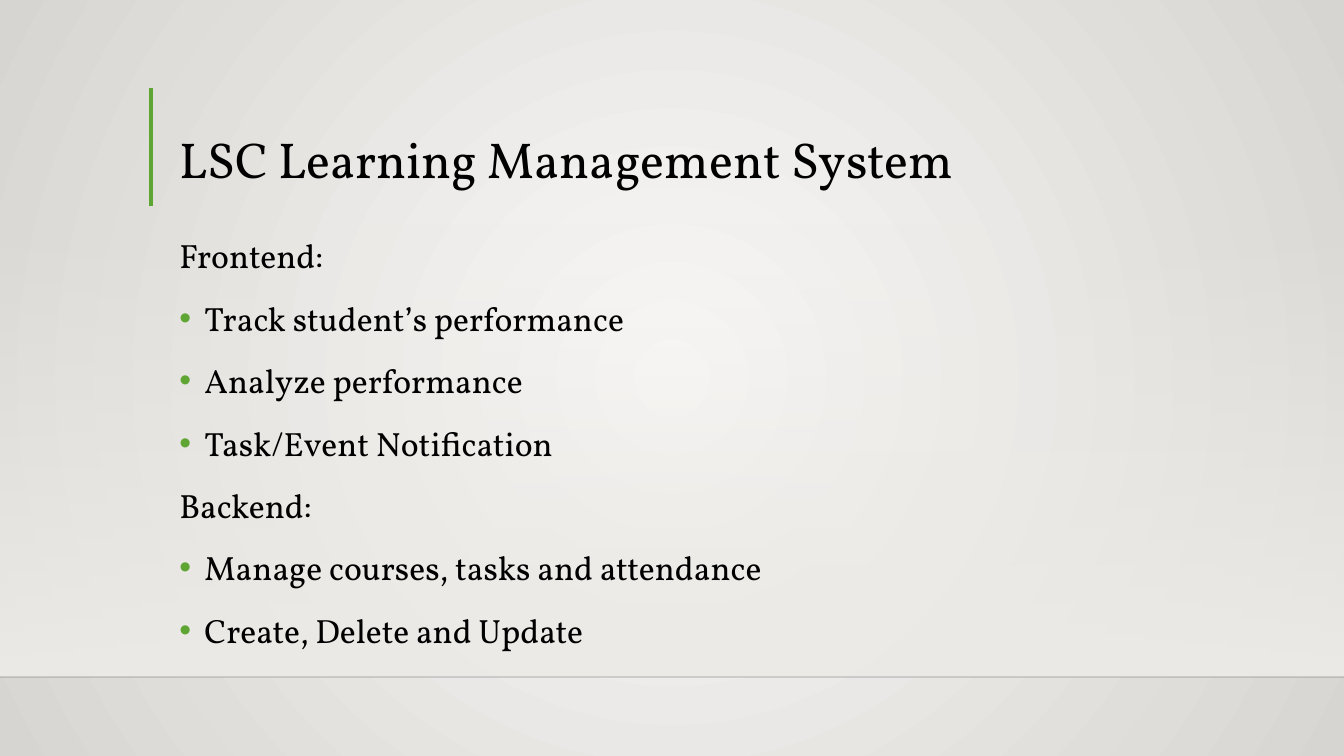
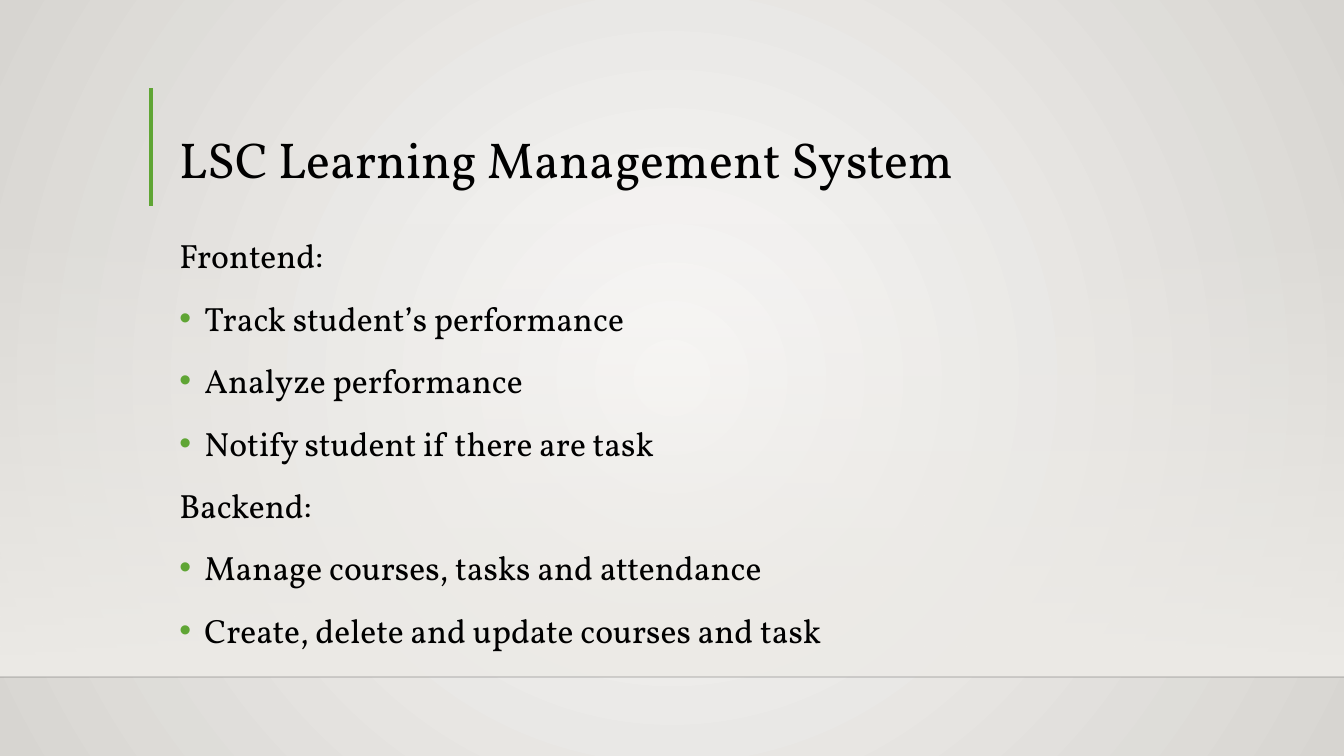
Before and after one commit to seans888/Project---LSC-2, a slide deck: slide 4 of Documentation/MCSPROJ/LSC-LMS PPT.pptx. Drawn at 1344x756 pixels with LibreOffice and Linux fonts; fonts in the diff are those of the drawing; background and template pictures are left out. Boxes give left, top, right and bottom in pixels: in the first picture for what was removed or moved away, otherwise in the second. Text is boxed around its words. In the diff, an @@ line names an element or a change of style, - is before the commit and + after.

```diff
--- a/Documentation/MCSPROJ/LSC-LMS PPT.pptx
+++ b/Documentation/MCSPROJ/LSC-LMS PPT.pptx
@@ text at [204, 432, 654, 465]: text changed @@
-• Task/Event Notification
+• Notify student if there are task
@@ text at [204, 619, 821, 652]: text changed @@
-• Create, Delete and Update
+• Create, delete and update courses and task
```
Also in this commit, not shown: 3 other slides changed.
